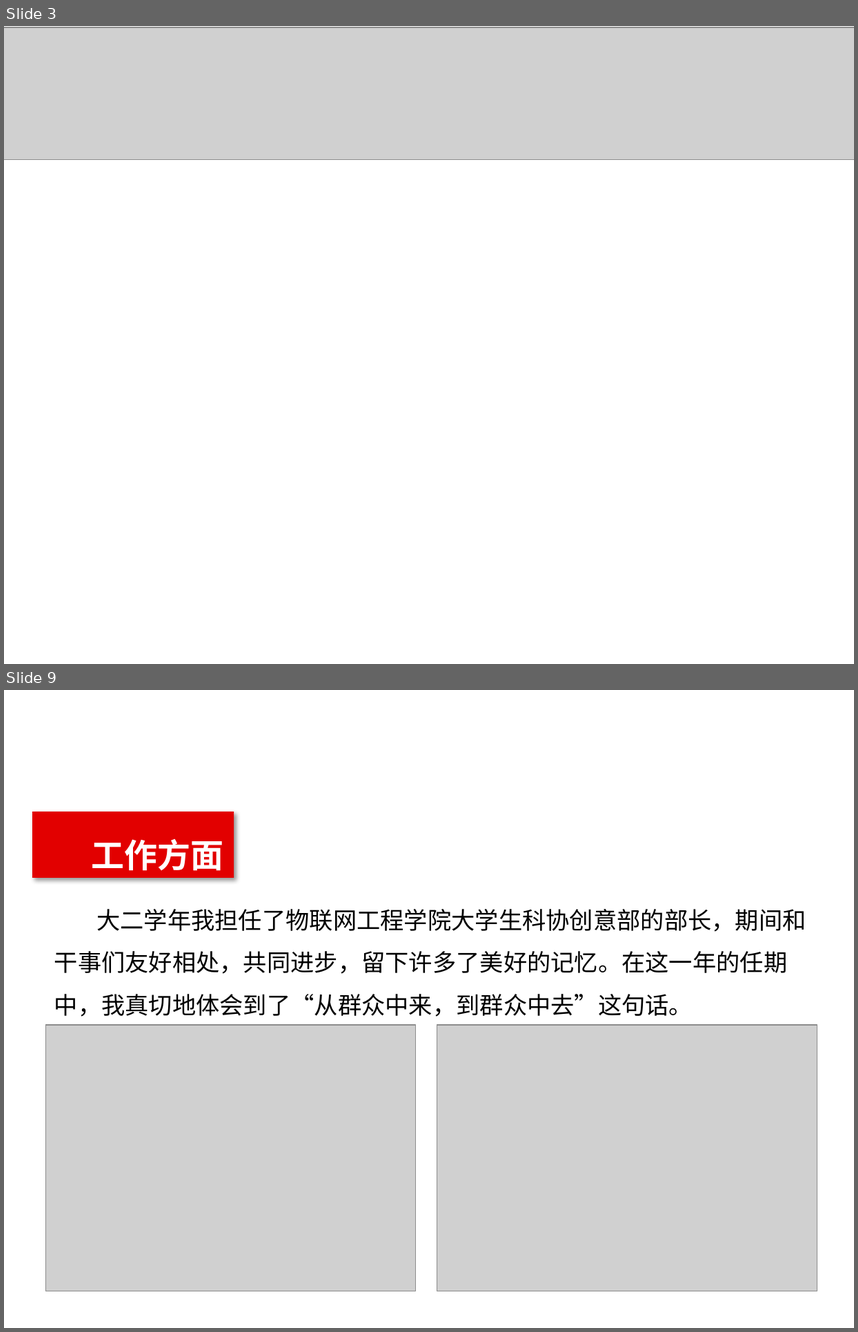
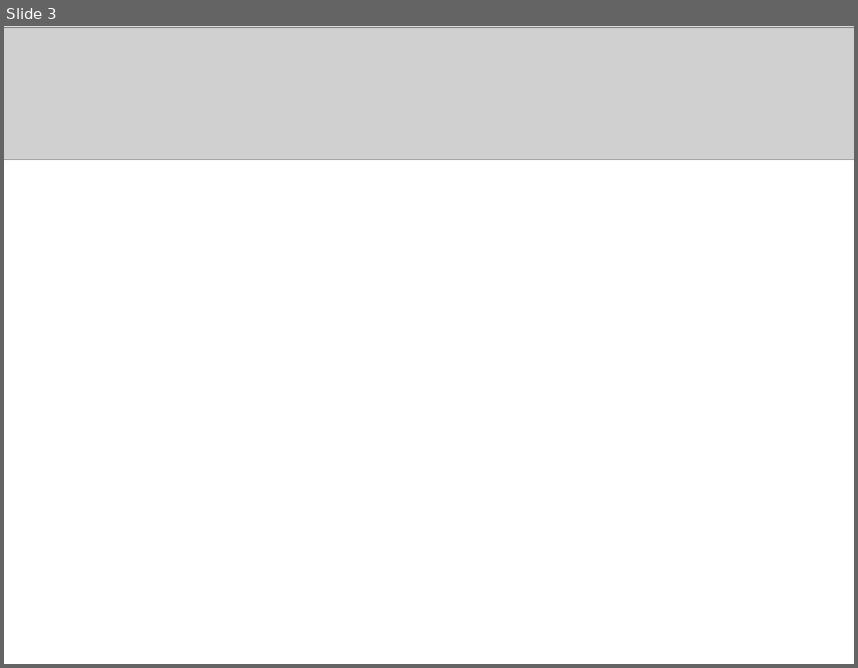
Before and after one commit to 342875289/----, a slide deck: 转正答辩/预备党员答辩.pptx. Shown one above the other, each under a label of ours: slides 3 and 9 before the commit, slide 3 after it; the slides between them are not shown. The pictures are 858x1332 and 858x668 pixels, drawn with LibreOffice and Linux fonts; fonts in the diff are those of the drawing; grey boxes stand for pictures; background and template pictures are left out. Boxes give left, top, right and bottom in pixels: in the first picture for what was removed or moved away, otherwise in the second. Text is boxed around its words. In the diff, an @@ line names an element or a change of style, - is before the commit and + after.

```diff
--- a/转正答辩/预备党员答辩.pptx
+++ b/转正答辩/预备党员答辩.pptx
@@ slide 9 removed at [4, 690, 854, 1328], background picture (left out) @@
@@ rectangle removed at [32, 811, 234, 878] @@
@@ text removed at [92, 838, 223, 871] @@
-工作方面
@@ text removed at [54, 909, 806, 1016] @@
-大二学年我担任了物联网工程学院大学生科协创意部的部长，期间和干事们友好相处，共同进步，留下许多了美好的记忆。在这一年的任期中，我真切地体会到了“从群众中来，到群众中去”这句话。
@@ picture removed at [45, 1025, 415, 1291] @@
@@ picture removed at [437, 1025, 818, 1291] @@
```
Also in this commit, not shown: 7 slides changed, 1 other file.
